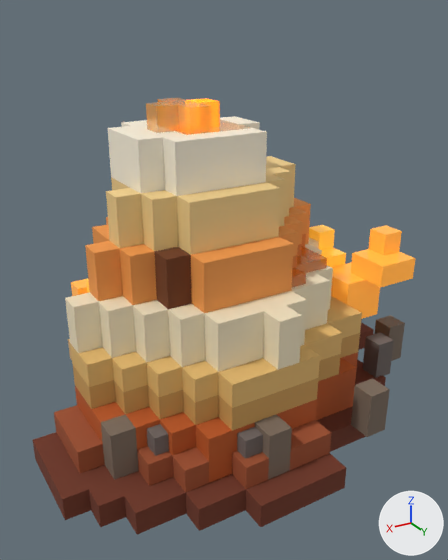
The FBX model forja-rapida/arte/fbx/Gemas_Zona2.fbx: old version first, new version second.
Camera for both pictures: a 50 mm camera at (0.677, 1.082, 0.862) aimed at (0.04, 0.021, 0.331). Every picture has the same lights, and +X, +Y and +Z are marked at lower right. The older version comes first. Where no turn or scale is listed for an object, it has been applied to the vertices.

Objects in the first picture: 'Ambar__Claro', 'Arenisca__Ambar', 'Arenisca__Arena', 'Arenisca__ArenaClaro', 'Arenisca__ArenaOscuro', 'Arenisca__Crema', 'Arenisca__CremaClaro', 'Arenisca__NaranjaClaro', 'Arenisca__NaranjaOscuro', 'Arenisca__Piedrita', 'Arenisca__Tierra', 'Arenisca__TierraOscura' and 6 more.
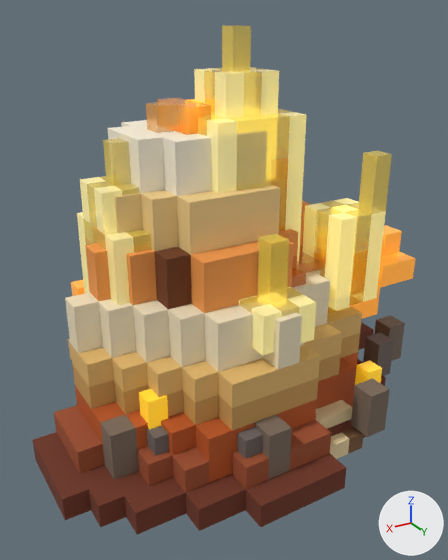
Where the change shows, as pixel boxes (x1, y1, x2, y2) in the pictures (448 x 560 px):
'Citrino__Arista', added: after (77, 67, 386, 355)
'Citrino__Claro', added: after (83, 25, 392, 316)
'Citrino__Medio', added (mostly hidden): after (85, 158, 368, 314)
'Citrino__Suelto', added (mostly hidden): after (139, 360, 382, 429)
'Citrino__Veta', added (beige): after (316, 400, 353, 459)
'Citrino__RocaOscura', added: after (342, 359, 364, 454)
'Citrino__Centro', added (mostly hidden): after (332, 205, 358, 212)

Diff of the bpy script that builds the scene:
```diff
--- a/forja-rapida/arte/fbx/Gemas_Zona2.fbx.py
+++ b/forja-rapida/arte/fbx/Gemas_Zona2.fbx.py
@@ ob_citrino__centro @@
+ob_citrino__centro = bpy.data.objects.new('Citrino__Centro', me_citrino_centro)  # 53 vertices, 76 faces; spans x -0.22..0.26, y -0.1..0.22, z 0.08..0.68; in mat_citrino_centro (yellow #fff0a0, glowing yellow #ffd84a)
+ob_citrino__centro.location = (0.0, 0.0, 0.0)
@@ ob_citrino__suelto @@
+ob_citrino__suelto = bpy.data.objects.new('Citrino__Suelto', me_citrino_suelto)  # 44 vertices, 50 faces; spans x -0.3..0.3, y -0.26..0.22, z 0.04..0.2; in mat_citrino_suelto (yellow #ffd23f, glowing yellow #ffc21a)
+ob_citrino__suelto.location = (0.0, 0.0, 0.0)
@@ ob_citrino__claro @@
+ob_citrino__claro = bpy.data.objects.new('Citrino__Claro', me_citrino_claro)  # 148 vertices, 142 faces; spans x -0.26..0.3, y -0.14..0.26, z 0.32..0.84; in mat_citrino_claro (yellow #ffe45c)
+ob_citrino__claro.location = (0.0, 0.0, 0.0)
@@ ob_citrino__medio @@
+ob_citrino__medio = bpy.data.objects.new('Citrino__Medio', me_citrino_medio)  # 117 vertices, 74 faces; spans x -0.26..0.3, y -0.14..0.26, z 0.2..0.6; in mat_citrino_medio (orange #f5b321)
+ob_citrino__medio.location = (0.0, 0.0, 0.0)
@@ ob_citrino__veta @@
+ob_citrino__veta = bpy.data.objects.new('Citrino__Veta', me_citrino_veta)  # 76 vertices, 70 faces; spans x -0.14..0.14, y -0.3..0.3, z 0.0..0.12; in mat_citrino_veta (beige #f0d9a8)
+ob_citrino__veta.location = (0.0, 0.0, 0.0)
@@ ob_citrino__rocaoscura @@
+ob_citrino__rocaoscura = bpy.data.objects.new('Citrino__RocaOscura', me_citrino_rocaoscura)  # 198 vertices, 228 faces; spans x -0.38..0.38, y -0.34..0.34, z 0.0..0.12; in mat_citrino_rocaoscura (brown #7e5a3a)
+ob_citrino__rocaoscura.location = (0.0, 0.0, 0.0)
@@ ob_citrino__arista @@
+ob_citrino__arista = bpy.data.objects.new('Citrino__Arista', me_citrino_arista)  # 203 vertices, 204 faces; spans x -0.26..0.3, y -0.14..0.26, z 0.08..0.76; in mat_citrino_arista (beige #fff6b8, glowing yellow #ffe97a)
+ob_citrino__arista.location = (0.0, 0.0, 0.0)
```
